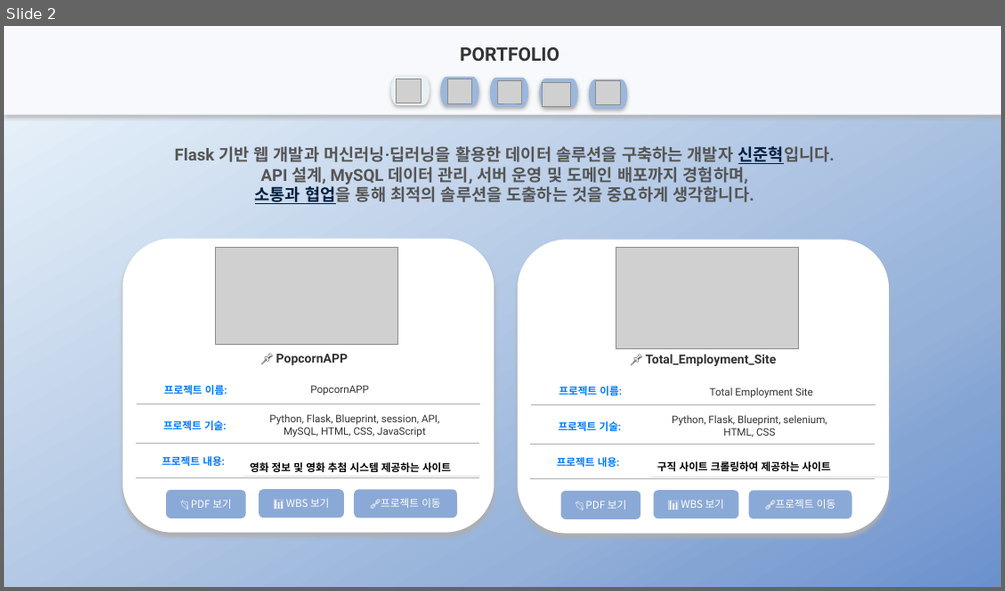
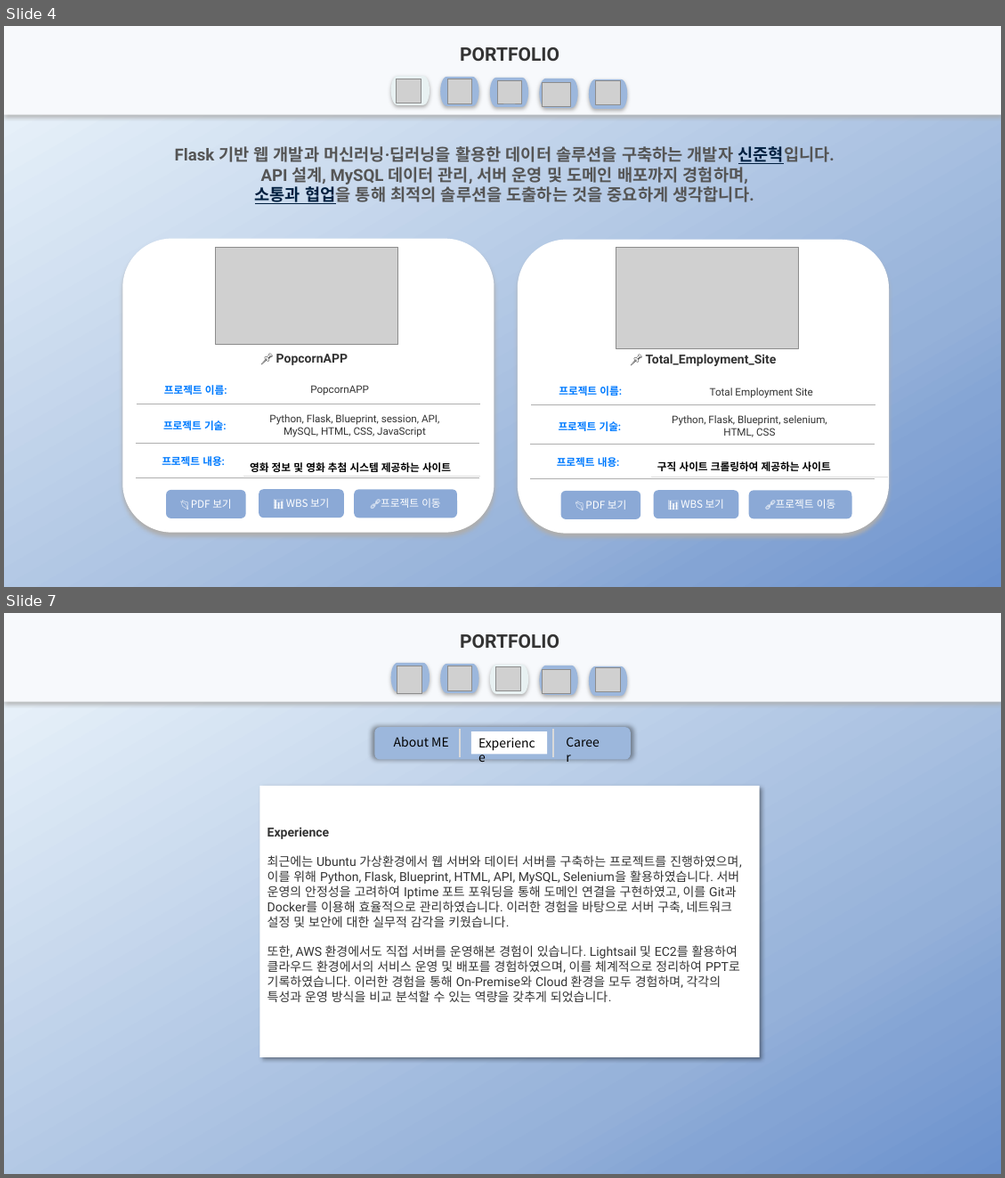
Before and after one commit to junhyuk000/portfolio, a slide deck: portfolio_신준혁.pptx. Shown one above the other, each under a label of ours: slide 2 before the commit, slides 4 and 7 after it; the slides between them are not shown. The pictures are 1005x591 and 1005x1178 pixels, drawn with LibreOffice and Linux fonts; fonts in the diff are those of the drawing; grey boxes stand for pictures. Boxes give left, top, right and bottom in pixels: in the first picture for what was removed or moved away, otherwise in the second. Text is boxed around its words. In the diff, an @@ line names an element or a change of style, - is before the commit and + after.

```diff
--- a/portfolio_신준혁.pptx
+++ b/portfolio_신준혁.pptx
@@ slide 7 added at [4,613,1001,1174], background gradient #F0F8FD to #95B1D9 to #84A4D4 to #6B91CD @@
@@ rectangle added at [4,613,1001,702], fill #F7F9FC @@
@@ text added at [460,634,559,648], 18 pt, text #333333, bold @@
+PORTFOLIO
@@ pill shape added at [391,662,430,691], fill #9CB7DC @@
@@ pill shape added at [441,664,479,693], fill #9CB7DC @@
@@ pill shape added at [490,665,529,694], fill #E8F1F2 @@
@@ pill shape added at [540,666,578,695], fill #9CB7DC @@
@@ picture added at [396,666,422,693] @@
@@ picture added at [448,666,471,690] @@
@@ picture added at [496,666,521,690] @@
@@ picture added at [542,669,571,693] @@
@@ pill shape added at [589,666,628,695], fill #9CB7DC @@
@@ picture added at [596,667,621,691] @@
@@ rounded rectangle added at [375,728,631,760], fill #9CB7DC @@
@@ text added at [394,737,449,747], 12 pt, text #000000 @@
+About ME
@@ line added from (460, 729) to (460, 757), #D9D9D9 1.5 pt @@
@@ rectangle added at [471,731,548,754], fill #FFFFFF, 12 pt, text #000000 @@
+Experience
@@ line added from (553, 729) to (553, 757), #D9D9D9 1.5 pt @@
@@ text added at [558,730,610,753], 12 pt, text #000000 @@
+Career
@@ rectangle added at [259,786,760,1057], fill #FFFFFF, 12 pt, text #333333 @@
+Experience
+최근에는 Ubuntu 가상환경에서 웹 서버와 데이터 서버를 구축하는 프로젝트를 진행하였으며, 이를 위해 Python, Flask, Blueprint, HTML, API, MySQL, Selenium을 활용하였습니다. 서버 운영의 안정성을 고려하여 Iptime 포트 포워딩을 통해 도메인 연결을 구현하였고, 이를 Git과 Docker를 이용해 효율적으로 관리하였습니다. 이러한 경험을 바탕으로 서버 구축, 네트워크 설정 및 보안에 대한 실무적 감각을 키웠습니다.
+또한, AWS 환경에서도 직접 서버를 운영해본 경험이 있습니다. Lightsail 및 EC2를 활용하여 클라우드 환경에서의 서비스 운영 및 배포를 경험하였으며, 이를 체계적으로 정리하여 PPT로 기록하였습니다. 이러한 경험을 통해 On-Premise와 Cloud 환경을 모두 경험하며, 각각의 특성과 운영 방식을 비교 분석할 수 있는 역량을 갖추게 되었습니다.
@@ what was slide 2 is now slide 4 @@
```
Also in this commit, not shown: 3 slides changed, 4 other slides added, 3 slides removed.
